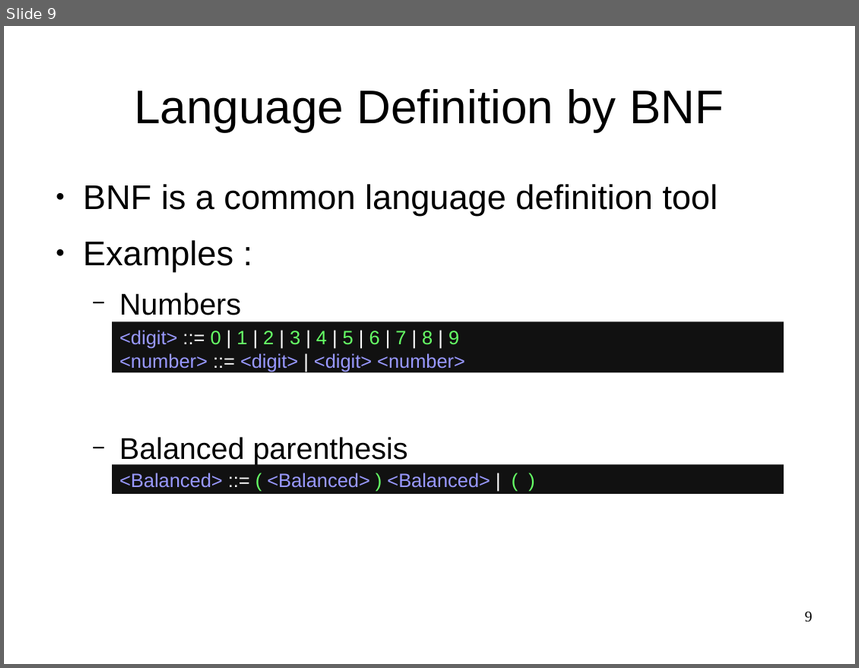
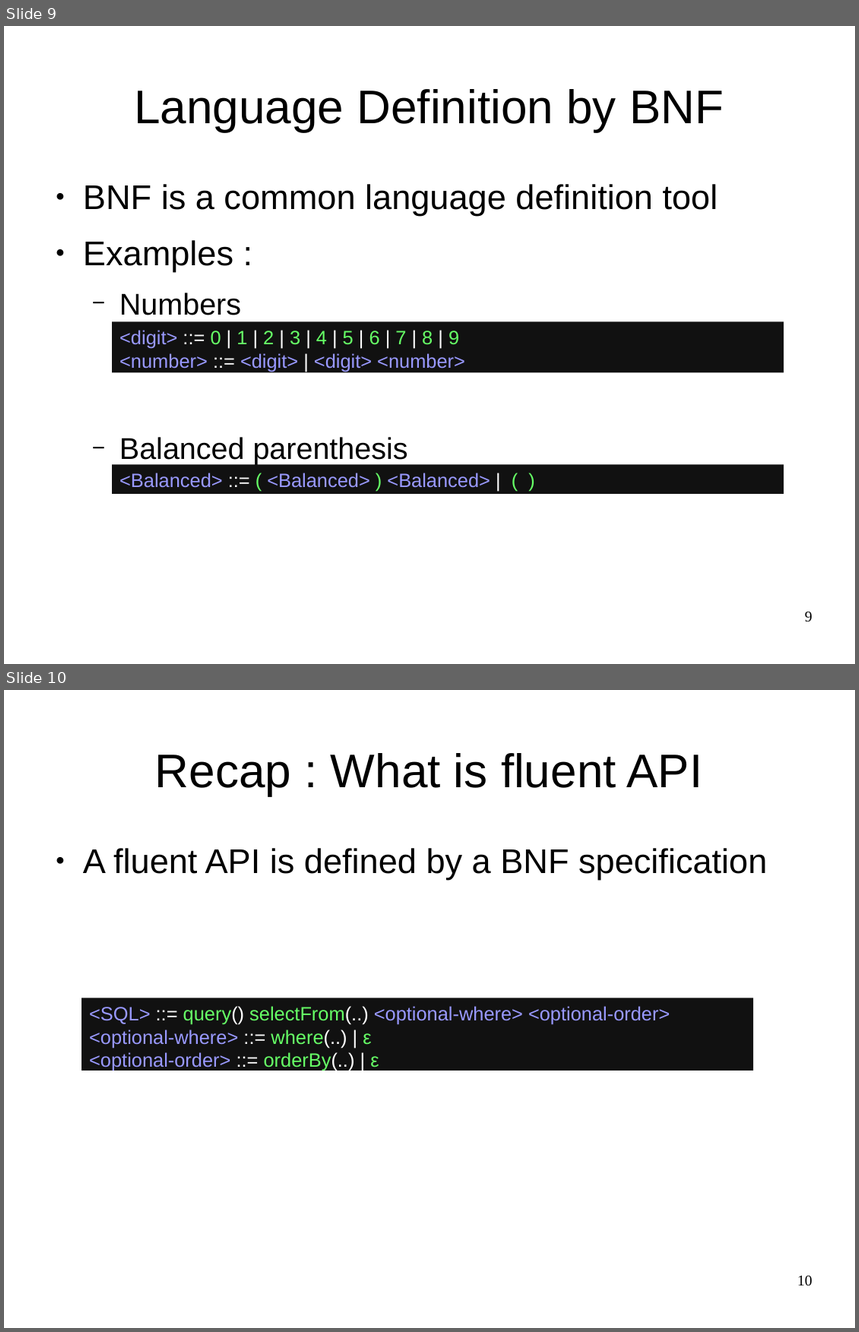
Before and after one commit to OriRoth/fling, a slide deck: Manuscripts/Thesis Seminar/Thesis Seminar.odp. Shown one above the other, each under a label of ours: slide 9 before the commit, slides 9 and 10 after it. The pictures are 859x668 and 859x1332 pixels, drawn with LibreOffice and Linux fonts; fonts in the diff are those of the drawing. Boxes give left, top, right and bottom in pixels: in the first picture for what was removed or moved away, otherwise in the second. Text is boxed around its words. In the diff, an @@ line names an element or a change of style, - is before the commit and + after.

```diff
--- a/Manuscripts/Thesis Seminar/Thesis Seminar.odp
+++ b/Manuscripts/Thesis Seminar/Thesis Seminar.odp
@@ slide 10 added at (4,690,855,1328), background #FFFFFF @@
@@ title added at (155,753,703,796), 44 pt, text #000000 @@
+Recap : What is fluent API
@@ text added at (83,848,767,880), 32 pt, text #000000 @@
+● A fluent API is defined by a BNF specification
@@ rectangle added at (82,999,754,1071), fill #111111, 18 pt, text #9999FF @@
+<SQL> ::= query() selectFrom(..) <optional-where> <optional-order>
+<optional-where> ::= where(..) | ε
+<optional-order> ::= orderBy(..) | ε
@@ page number added at (797,1276,813,1287), 14 pt, text #000000 @@
+10
```
Also in this commit, not shown: 4 slides changed, 1 other slide added.
